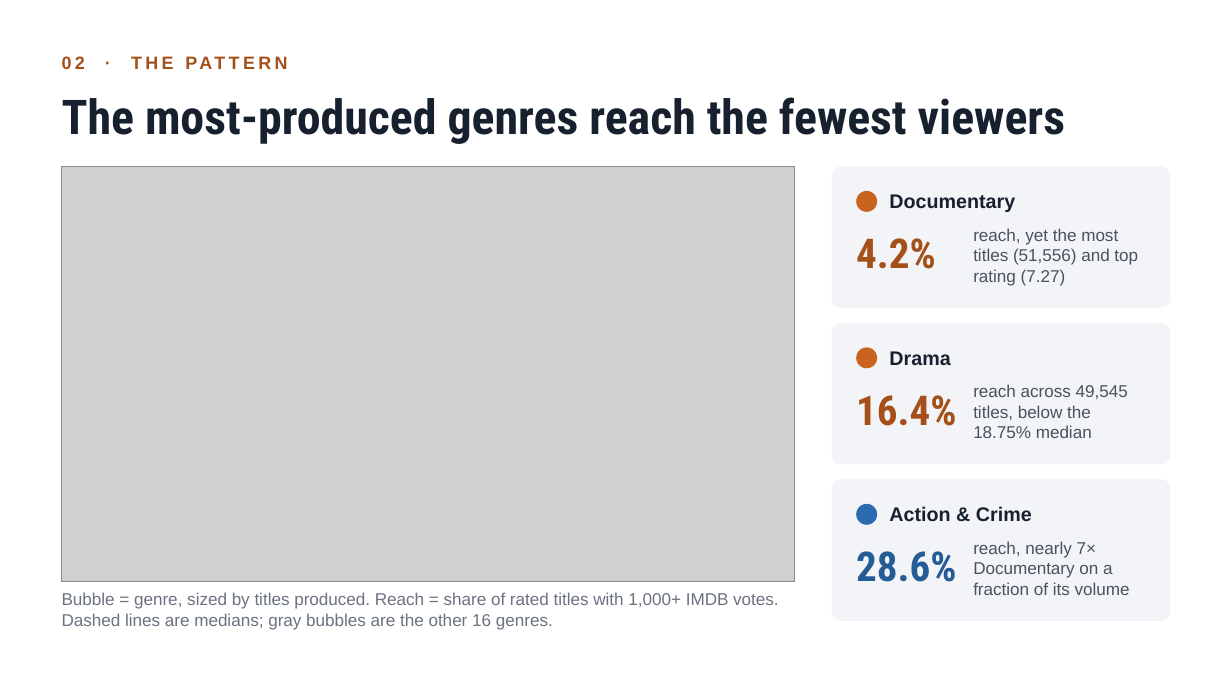
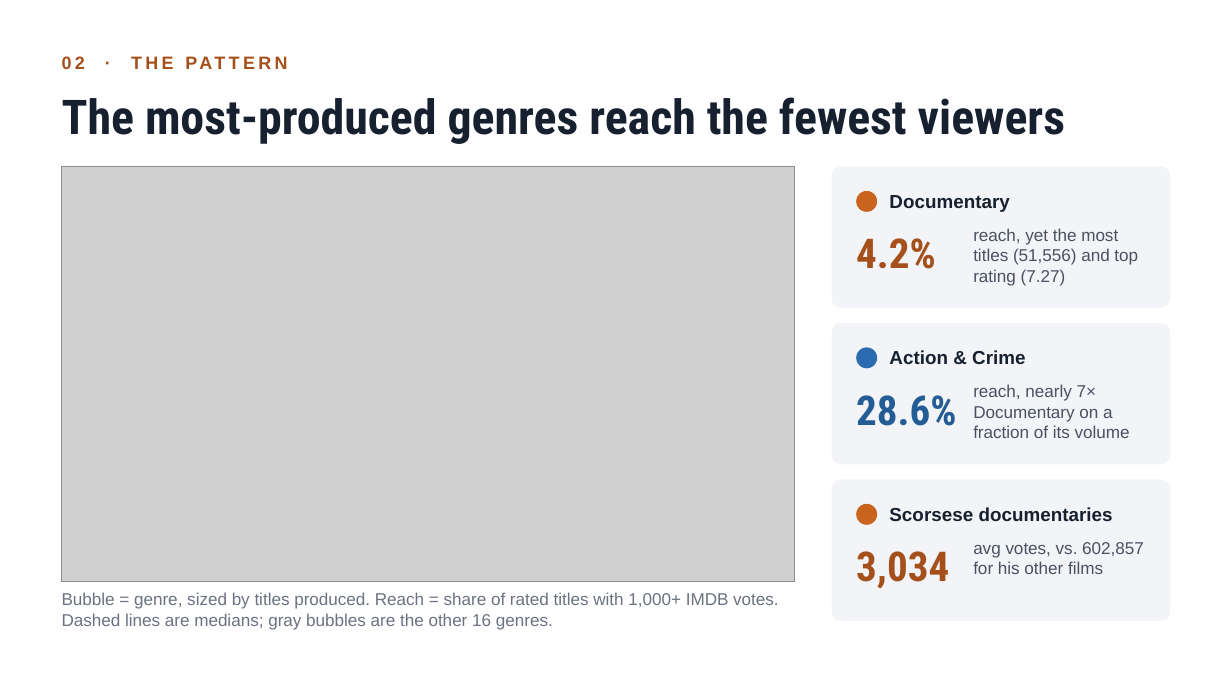
Before and after one commit to janbalangue/dsc-sql-summative-lab, a slide deck: slide 3 of Part2_Presentation.pptx. Drawn at 1232x693 pixels with LibreOffice and Linux fonts; fonts in the diff are those of the drawing; grey boxes stand for pictures. Boxes give left, top, right and bottom in pixels: in the first picture for what was removed or moved away, otherwise in the second. Text is boxed around its words. In the diff, an @@ line names an element or a change of style, - is before the commit and + after.

```diff
--- a/Part2_Presentation.pptx
+++ b/Part2_Presentation.pptx
@@ text "Documentary" at <box>889,195,1009,212</box>: size 11.5 to 11 pt @@
@@ ellipse at <box>856,347,877,368</box>: fill #C8641E to #2B6CB0 @@
@@ text at <box>889,350,1025,364</box>: text changed; size 11.5 to 11 pt @@
-Drama
+Action & Crime
@@ text at <box>973,384,1130,438</box>: text changed @@
-reach across 49,545 titles, below the 18.75% median
+reach, nearly 7× Documentary on a fraction of its volume
@@ text at <box>856,395,956,426</box>: text changed; text colour #A5501A to #245C96 @@
-16.4%
+28.6%
@@ ellipse at <box>856,504,877,525</box>: fill #2B6CB0 to #C8641E @@
@@ text at <box>889,507,1113,521</box>: text changed; size 11.5 to 11 pt @@
-Action & Crime
+Scorsese documentaries
@@ text at <box>856,551,949,589</box>: text changed; text colour #245C96 to #A5501A @@
-28.6%
+3,034
@@ text at <box>973,542,1144,574</box>: text changed @@
-reach, nearly 7× Documentary on a fraction of its volume
+avg votes, vs. 602,857 for his other films
```
Also in this commit, not shown: 1 other slide changed, 1 other file.
